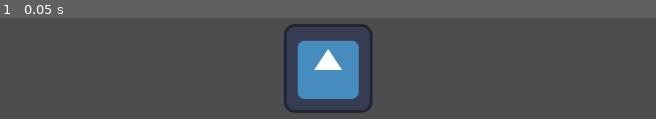
Above: before the commit, frame 1.
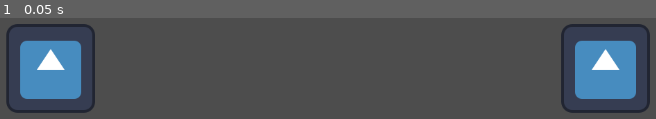
Above: after the commit, the same moment.

Repository: LukasVasi/custom_websocket_test
Game: Godot game, scene res://main.tscn
Two runs of this game, one before a commit and one after it. Both use one fixed random seed, a clock stepped at 60 frames per second and the inputs below. The engine's default icon, where the game draws it, is replaced by a stand-in: a white triangle on a blue panel in a dark square.
Inputs:
- Up to frame 1 (0.05 s): no input

The runs differ from the first frame. In frame 1, 21% of the frame differs, in the area x 0-100%, y 5-95%.

Commit message:
Additional test for adding notes later

Diff:
--- /dev/null
+++ b/added_later.tscn
@@ -0,0 +1,17 @@
+[gd_scene load_steps=3 format=3 uid="uid://did6pnrql4toe"]
+
+[ext_resource type="Texture2D" uid="uid://bmo33wokx0tpo" path="res://icon.svg" id="1_rrbc1"]
+
+[sub_resource type="SceneReplicationConfig" id="SceneReplicationConfig_36l3y"]
+properties/0/path = NodePath(".:position")
+properties/0/spawn = true
+properties/0/replication_mode = 1
+
+[node name="AddedLater" type="Node"]
+
+[node name="Visuals" type="Sprite2D" parent="."]
+position = Vector2(200, 80)
+texture = ExtResource("1_rrbc1")
+
+[node name="MultiplayerSynchronizer" type="MultiplayerSynchronizer" parent="Visuals"]
+replication_config = SubResource("SceneReplicationConfig_36l3y")
--- a/main.tscn
+++ b/main.tscn
@@ -1,6 +1,7 @@
-[gd_scene load_steps=4 format=3 uid="uid://cho7fcl7esirm"]
+[gd_scene load_steps=5 format=3 uid="uid://cho7fcl7esirm"]
 
 [ext_resource type="Script" path="res://test.gd" id="1_q531j"]
+[ext_resource type="PackedScene" uid="uid://did6pnrql4toe" path="res://added_later.tscn" id="2_0l30i"]
 [ext_resource type="Texture2D" uid="uid://bmo33wokx0tpo" path="res://icon.svg" id="2_h5brs"]
 
 [sub_resource type="SceneReplicationConfig" id="SceneReplicationConfig_elpua"]
@@ -14,13 +15,13 @@
 
 [node name="WebGame" type="Node" parent="Game"]
 script = ExtResource("1_q531j")
-with_custom_api = true
+added_later_scene = ExtResource("2_0l30i")
 
-[node name="Map" type="Node" parent="Game/WebGame"]
+[node name="InitiallyInTree" type="Node" parent="Game/WebGame"]
 
-[node name="Visuals" type="Sprite2D" parent="Game/WebGame/Map"]
-position = Vector2(600, 80)
+[node name="Visuals" type="Sprite2D" parent="Game/WebGame/InitiallyInTree"]
+position = Vector2(1000, 80)
 texture = ExtResource("2_h5brs")
 
-[node name="MultiplayerSynchronizer" type="MultiplayerSynchronizer" parent="Game/WebGame/Map/Visuals"]
+[node name="MultiplayerSynchronizer" type="MultiplayerSynchronizer" parent="Game/WebGame/InitiallyInTree/Visuals"]
 replication_config = SubResource("SceneReplicationConfig_elpua")
--- a/test.gd
+++ b/test.gd
@@ -1,47 +1,105 @@
 extends Node
 
+const SERVER_PORT : int = 3000
+
+enum PeerType {
+	WebSocket,
+	ENet,
+}
+
+@export var peer_type : PeerType = PeerType.WebSocket
 @export var with_custom_api : bool = false
+@export var added_later_scene : PackedScene
 
-var accum : float = 0.0
+@onready var _initially_in_tree_visuals : Sprite2D = $InitiallyInTree/Visuals
+var _added_later_visuals : Sprite2D = null
+var _accum : float = 0.0
 
 func _ready() -> void:
 	if OS.get_cmdline_args().has("--server"):
-		start_web_game_server()
+		if peer_type == PeerType.WebSocket:
+			start_websocket_server()
+		else:
+			start_enet_server()
 	else:
-		start_web_game_client()
+		if peer_type == PeerType.WebSocket:
+			start_websocket_client()
+		else:
+			start_enet_client()
 
 
-func start_web_game_server() -> void:
+func start_websocket_server() -> void:
 	if with_custom_api:
 		get_tree().set_multiplayer(SceneMultiplayer.new(), self.get_path())
 
+	add_child(added_later_scene.instantiate())
+	_added_later_visuals = $AddedLater/Visuals
+
 	var web_socket_peer : WebSocketMultiplayerPeer = WebSocketMultiplayerPeer.new()
-	var port : int = 3000
-	var error : Error = web_socket_peer.create_server(port)
+	var error : Error = web_socket_peer.create_server(SERVER_PORT)
 
 	if error != OK:
-		print("[Server] Failed to create a web game server: (%s) %s" % [error, error_string(error)])
+		print("[Server] Failed to create a web socket server: (%s) %s" % [error, error_string(error)])
 	else:
-		print("[Server] Successfully created a web game server on port %s" % [port])
+		print("[Server] Successfully created a web socket server")
 		multiplayer.multiplayer_peer = web_socket_peer
 
 
-func start_web_game_client() -> void:
+func start_enet_server() -> void:
 	if with_custom_api:
 		get_tree().set_multiplayer(SceneMultiplayer.new(), self.get_path())
 
+	add_child(added_later_scene.instantiate())
+	_added_later_visuals = $AddedLater/Visuals
+
+	var enet_peer : ENetMultiplayerPeer = ENetMultiplayerPeer.new()
+	var error : Error = enet_peer.create_server(SERVER_PORT)
+
+	if error != OK:
+		print("[Server] Failed to create a enet game server: (%s) %s" % [error, error_string(error)])
+	else:
+		print("[Server] Successfully created an enet server")
+		multiplayer.multiplayer_peer = enet_peer
+
+
+func start_websocket_client() -> void:
+	if with_custom_api:
+		get_tree().set_multiplayer(SceneMultiplayer.new(), self.get_path())
+
+	add_child(added_later_scene.instantiate())
+	_added_later_visuals = $AddedLater/Visuals
+
 	var game_peer : WebSocketMultiplayerPeer = WebSocketMultiplayerPeer.new()
-	var server_url : String = "ws://%s:%s" % ["127.0.0.1", 3000]
+	var server_url : String = "ws://%s:%s" % ["127.0.0.1", SERVER_PORT]
 	var error : Error = game_peer.create_client(server_url)
 	if error != OK:
-		print("[Client] Failed to create game client: %s" % [error_string(error)])
+		print("[Client] Failed to create websocket client: %s" % [error_string(error)])
 	else:
-		print("[Client] Successfully created game client")
+		print("[Client] Successfully created a websocket client")
+
+	multiplayer.multiplayer_peer = game_peer
+
+
+func start_enet_client() -> void:
+	if with_custom_api:
+		get_tree().set_multiplayer(SceneMultiplayer.new(), self.get_path())
+
+	add_child(added_later_scene.instantiate())
+	_added_later_visuals = $AddedLater/Visuals
+
+	var game_peer : ENetMultiplayerPeer = ENetMultiplayerPeer.new()
+	var error : Error = game_peer.create_client("127.0.0.1", SERVER_PORT)
+	if error != OK:
+		print("[Client] Failed to create enet client: %s" % [error_string(error)])
+	else:
+		print("[Client] Successfully created an enet client")
 
 	multiplayer.multiplayer_peer = game_peer
 
 
 func _process(delta: float) -> void:
 	if OS.get_cmdline_args().has("--server"):
-		accum += delta
-		$Map/Visuals.position.y += sin(accum)
+		_accum += delta
+		_initially_in_tree_visuals.position.y += sin(_accum)
+		if _added_later_visuals != null:
+			_added_later_visuals.position.y += sin(_accum)
